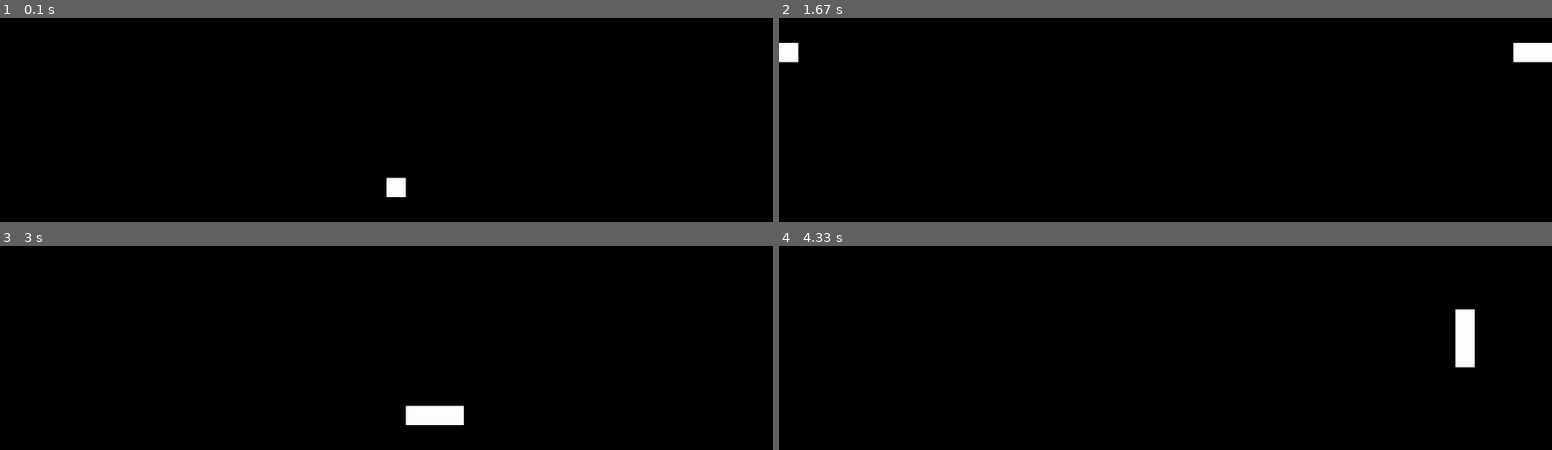
Above: before the commit, frames 1-4 (two rows, left to right).
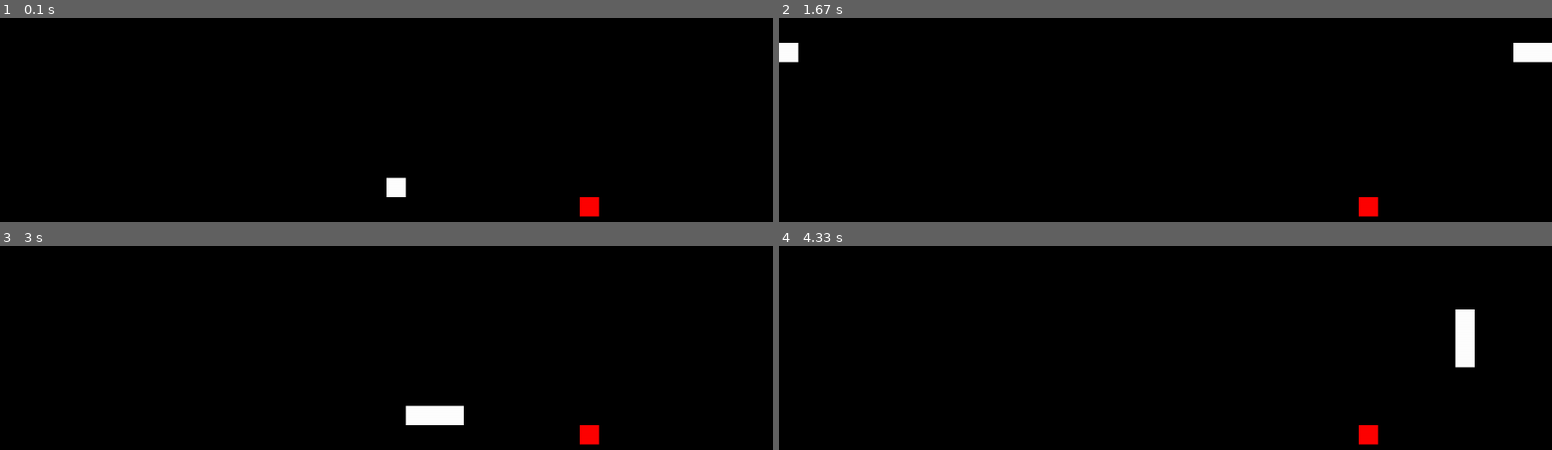
Above: after the commit, the same moments.

Repository: Gostich/pysnake
Game: pygame game, started from app/run.py
Two runs of this game, one before a commit and one after it. Both use one fixed random seed, a clock stepped at 60 frames per second and the inputs below.
Inputs:
- Up to frame 1 (0.1 s): no input
- Up to frame 2 (1.67 s): hold Right 0.33-0.8 s; hold Up 0.83-1.13 s; hold Right 1.17-1.63 s
- Up to frame 3 (3 s): hold Left 1.67-2.2 s; hold Down 2.23-2.53 s; hold Left 2.57-2.97 s
- Up to frame 4 (4.33 s): hold Up 3-3.37 s; hold Right 3.4-4.03 s; hold Down from 4.07 s (still down)

The runs differ from the first frame. In frame 1, 0.2% of the frame differs, in the area x 75-78%, y 87-98%; in frame 2, 0.2%; in frame 3, 0.2%; in frame 4, 0.2%.

Commit message:
create apple

Diff:
--- a/app/pysnake/display/pygame.py
+++ b/app/pysnake/display/pygame.py
@@ -8,7 +8,6 @@
     WHITE = (255, 255, 255)
     BLACK = (0, 0, 0)
     GRAY = (110, 110, 110)
-    BLUE = (0, 0, 255)
     RED = (255, 0, 0)
 
     def __call__(self):
@@ -18,6 +17,8 @@
                     cell_color = self.BLACK
                 elif cell.status == Cell.SNAKE:
                     cell_color = self.WHITE
+                elif cell.status == Cell.APPLE:
+                    cell_color = self.RED
                 pygame.draw.rect(
                     self.pygame_display,
                     cell_color,
--- a/app/pysnake/game.py
+++ b/app/pysnake/game.py
@@ -1,3 +1,6 @@
+from random import randint
+
+
 class Cell:
     EMPTY = 0
     SNAKE = 1
@@ -11,9 +14,10 @@
     def __init__(self, width, height):
         self.width = width
         self.height = height
-        self.snake = Snake(self)
         self.board = None
         self.clear_board()
+        self.snake = Snake(self)
+        self.apples = [Apple(self)]
 
     def clear_board(self):
         self.board = [
@@ -22,6 +26,8 @@
 
     def refresh_board(self):
         self.clear_board()
+        for apple in self.apples:
+            self.board[apple.x][apple.y].status = Cell.APPLE
         for x, y in self.snake.coordinates:
             self.board[x][y].status = Cell.SNAKE
 
@@ -32,8 +38,9 @@
     def __init__(self, game):
         self.length = self.START_LENGTH
         self.game = game
-        self.head_x, self.head_y = self._start_coordinates()
-        self.coordinates = [(self.head_x, self.head_y)]
+        self.head_x, self.head_y = None, None
+        self.coordinates = []
+        self.new_coordinates(*self._start_coordinates())
 
     def _start_coordinates(self):
         return int(self.game.width / 2), int(self.game.height / 2)
@@ -72,3 +79,18 @@
     def step_down(self):
         x, y = self.clean_head(self.head_x, self.head_y+1)
         self.new_coordinates(x, y)
+
+
+class Apple:
+    def __init__(self, game):
+        self.game = game
+        self.x, self.y = None, None
+        self.set_coordinates()
+
+    def set_coordinates(self):
+        while True:
+            x = randint(0, self.game.width-1)
+            y = randint(0, self.game.height-1)
+            if (x, y) not in self.game.snake.coordinates:
+                self.x, self.y = x, y
+                break
